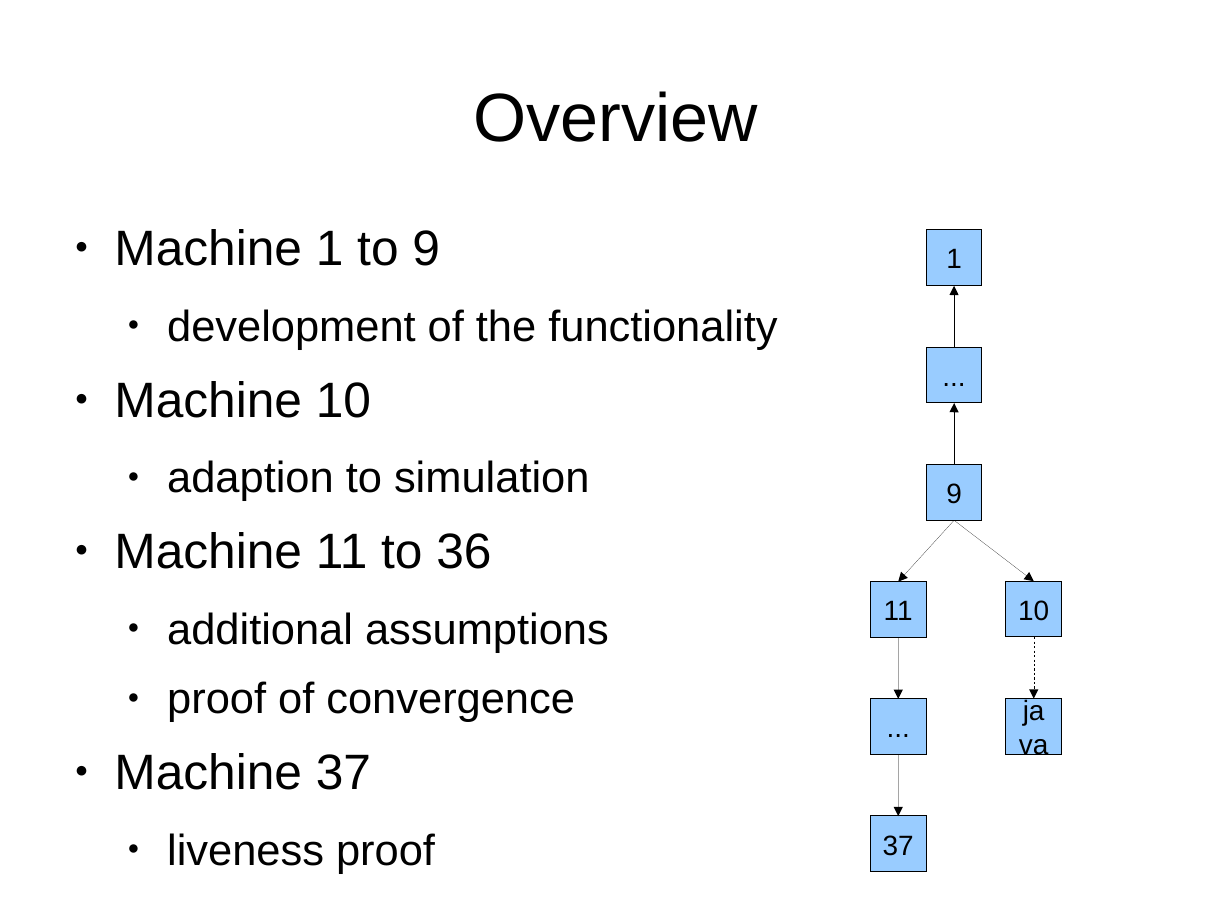
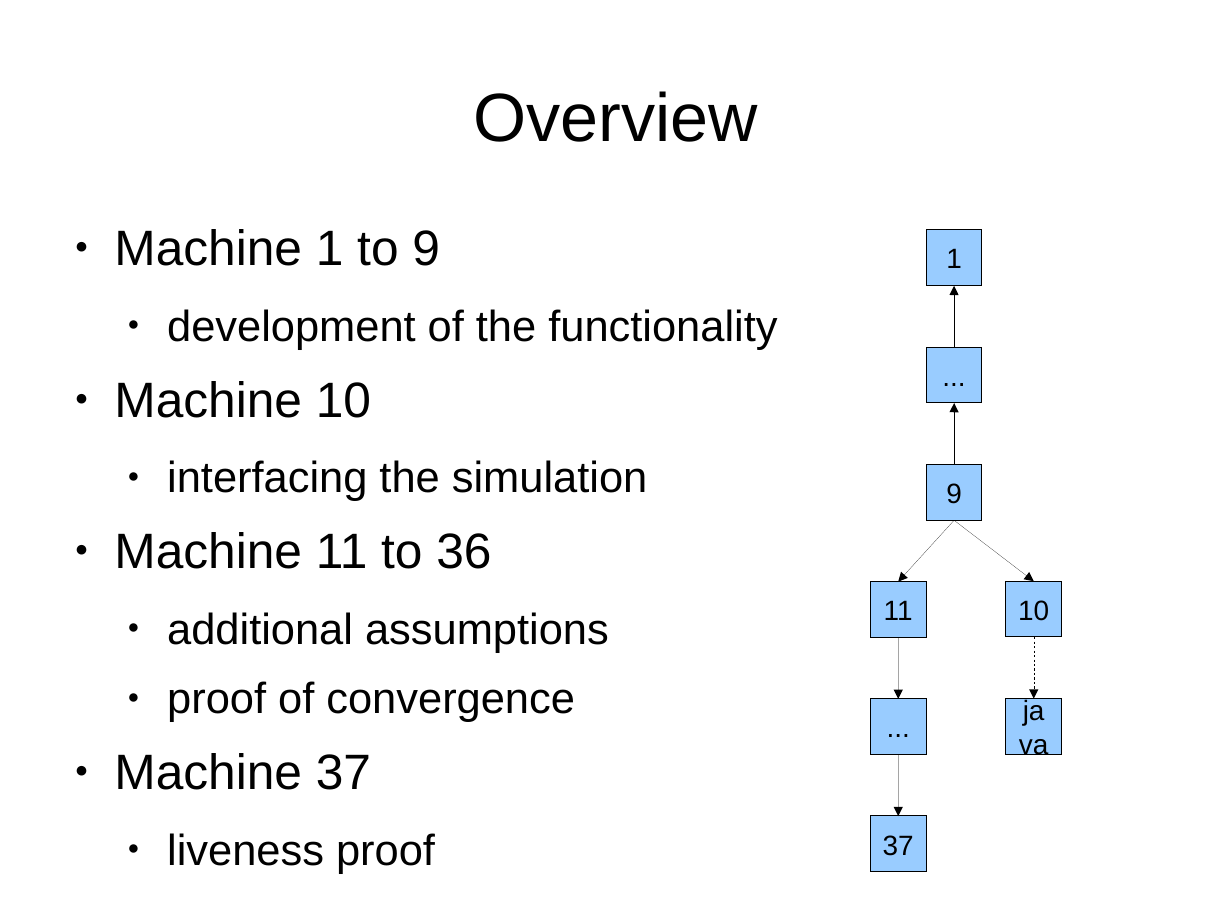
Before and after one commit to copton/ProvenLift, a slide deck: slide 3 of presentation/provenlift.odp. Drawn at 1232x924 pixels with LibreOffice and Linux fonts; fonts in the diff are those of the drawing. Boxes give left, top, right and bottom in pixels: in the first picture for what was removed or moved away, otherwise in the second. Text is boxed around its words. In the diff, an @@ line names an element or a change of style, - is before the commit and + after.

```diff
--- a/presentation/provenlift.odp
+++ b/presentation/provenlift.odp
@@ text at bbox=[167, 460, 647, 501]: text changed @@
-  ● adaption to simulation
+  ● interfacing the simulation
```
Also in this commit, not shown: 5 other slides changed, 8 slides added, 6 slides removed.
